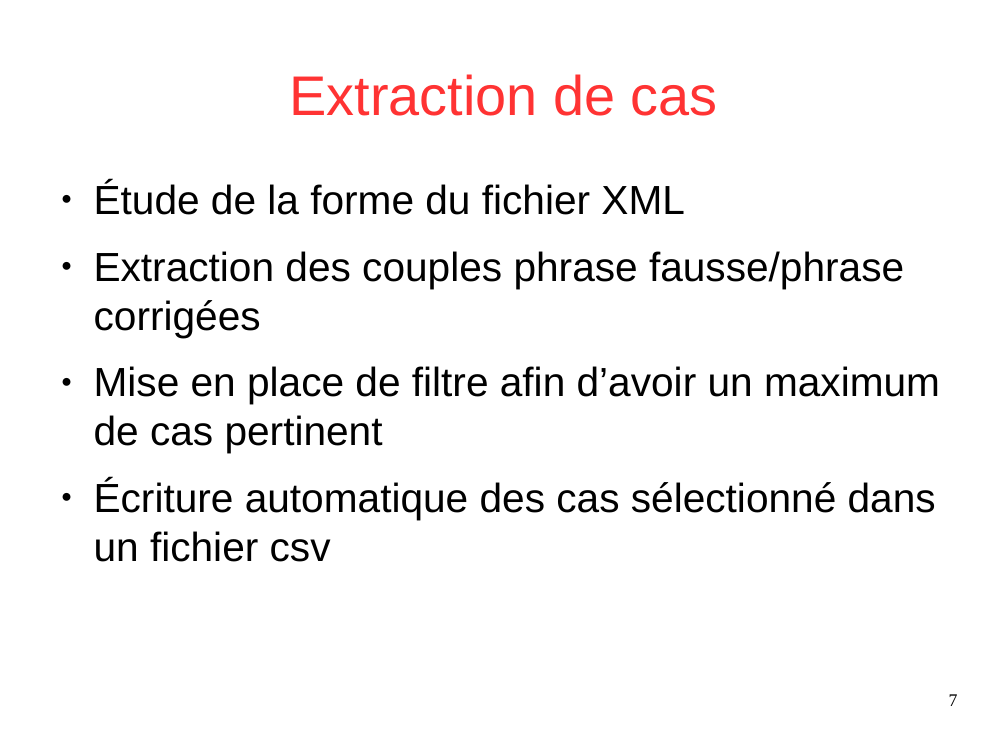
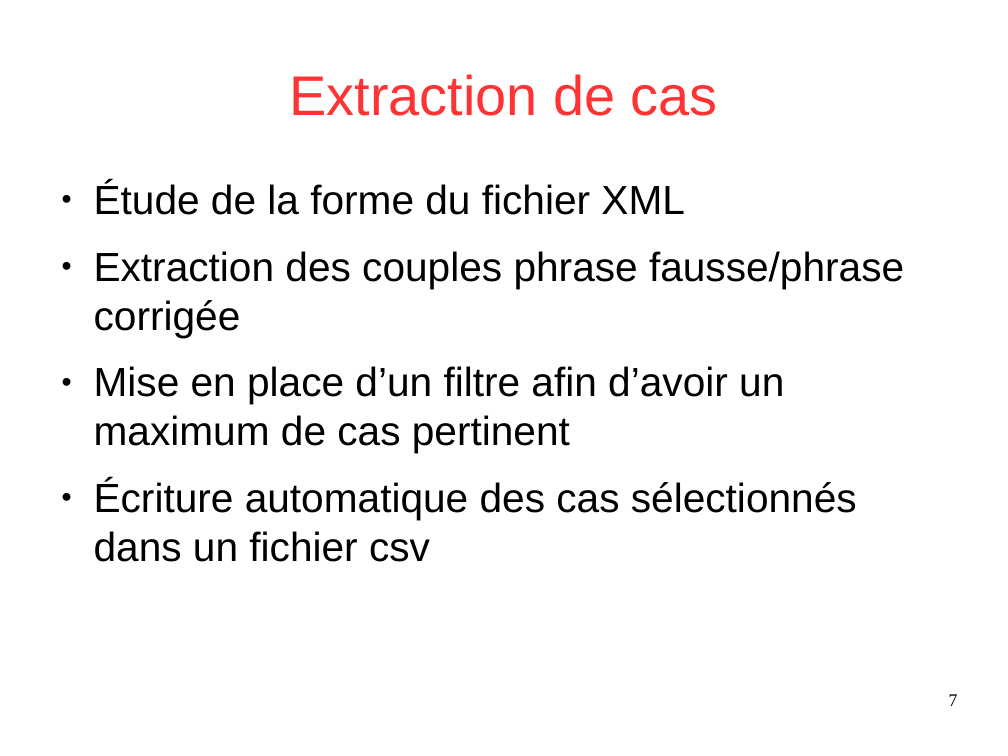
Before and after one commit to Sle3pingForest/StageL3, a slide deck: slide 7 of RapportDamien/presentation.odp. Drawn at 1008x756 pixels with LibreOffice and Linux fonts; fonts in the diff are those of the drawing. Boxes give left, top, right and bottom in pixels: in the first picture for what was removed or moved away, otherwise in the second. Text is boxed around its words. In the diff, an @@ line names an element or a change of style, - is before the commit and + after.

```diff
--- a/RapportDamien/presentation.odp
+++ b/RapportDamien/presentation.odp
@@ text at (94,251,904,562): text changed @@
-● Extraction des couples phrase fausse/phrase corrigées
-● Mise en place de filtre afin d’avoir un maximum de cas pertinent
-● Écriture automatique des cas sélectionné dans un fichier csv
+● Extraction des couples phrase fausse/phrase corrigée
+● Mise en place d’un filtre afin d’avoir un maximum de cas pertinent
+● Écriture automatique des cas sélectionnés dans un fichier csv
```
Also in this commit, not shown: 5 other slides changed, 1 other file.
